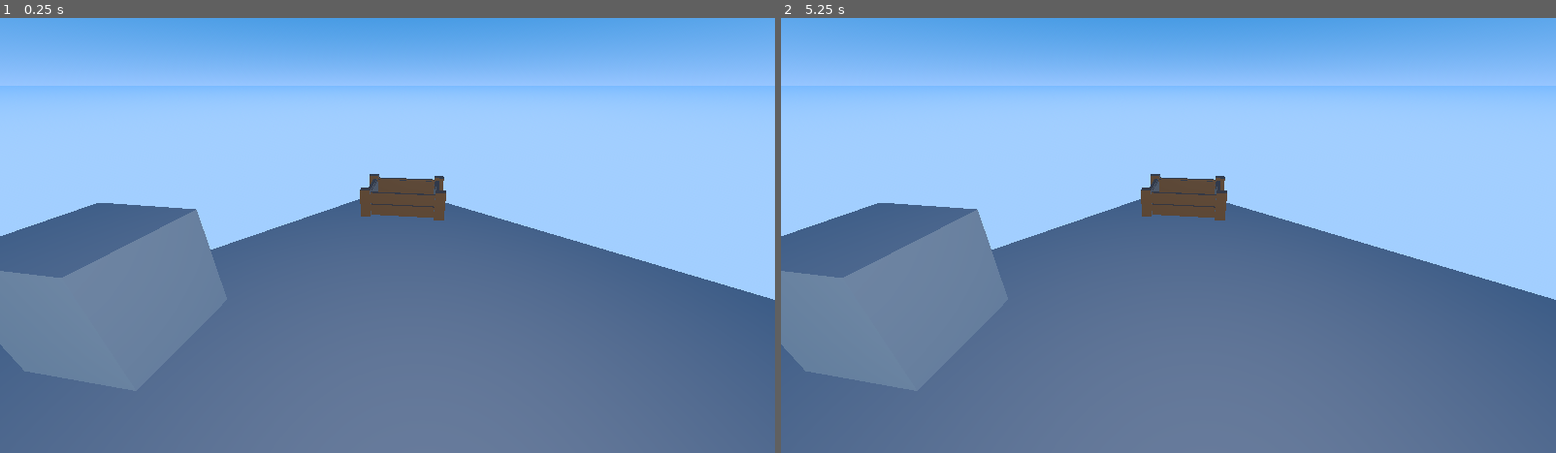
Above: before the commit, frames 1-2 (left to right).
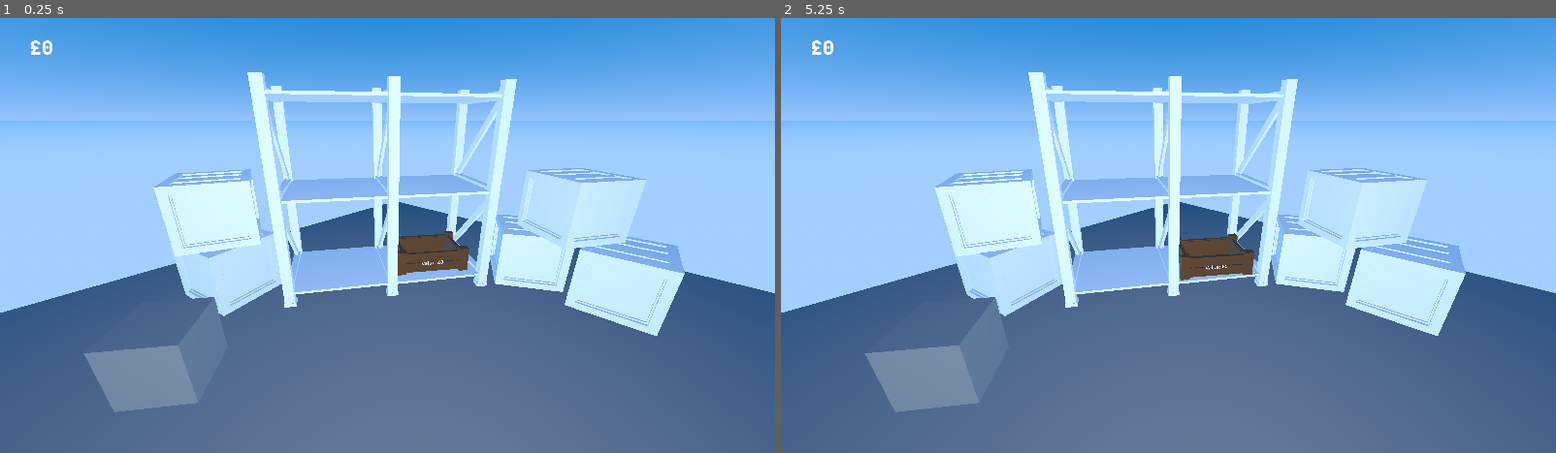
Above: after the commit, the same moments.

Repository: corporal1chicken/our-first-egg
Game: Godot game, scene res://world.tscn
Two runs of this game, one before a commit and one after it. Both use one fixed random seed, a clock stepped at 60 frames per second and the inputs below.
Inputs (mouse positions are in pixels of both pictures, inside the frame that each line leads up to):
- Up to frame 1 (0.25 s): no input
- Up to frame 2 (5.25 s): tap Enter at 0.5, 2, 3.5 s; move the mouse to (1339, 213) at 0.52 s; click (1339, 213) at 0.67 s; tap Space at 1.25, 2.75, 4.25 s; move the mouse to (1013, 257) at 1.27 s; click (1013, 257) at 1.42 s; move the mouse to (1246, 139) at 2.02 s; click (1246, 139) at 2.17 s; move the mouse to (1129, 322) at 2.77 s; click (1129, 322) at 2.92 s; move the mouse to (1401, 300) at 3.52 s; click (1401, 300) at 3.67 s; move the mouse to (936, 170) at 4.27 s; click (936, 170) at 4.42 s; move the mouse to (1207, 235) at 5.02 s; click (1207, 235) at 5.17 s

The runs differ from the first frame. In frame 1, 44% of the frame differs, in the area x 0-100%, y 0-91%; in frame 2, 44%.

Commit message:
Environment + Crate Logic

Diff:
--- a/globals/manager.gd
+++ b/globals/manager.gd
@@ -3,7 +3,20 @@
 var holding_egg: bool = false
 var egg_scene: Interactable
 
+func set_egg(egg: PackedScene):
+	var clone: Interactable = egg.instantiate()
+	get_tree().current_scene.add_child(clone)
+
+	egg_scene = clone
+	clone.call("spawn_egg")
+
 func set_holding_egg():
 	holding_egg = true
+	Signals.is_holding_egg.emit()
 
-	Signals.is_holding_egg.emit()
+func clear_egg():
+	egg_scene.queue_free()
+	egg_scene = null
+	holding_egg = false
+
+	Signals.finished_holding_egg.emit()
--- a/globals/signals.gd
+++ b/globals/signals.gd
@@ -4,3 +4,4 @@
 signal hover_ended()
 
 signal is_holding_egg()
+signal finished_holding_egg()
--- a/scenes/chicken/chicken.gd
+++ b/scenes/chicken/chicken.gd
@@ -3,24 +3,21 @@
 @export_category("Chicken")
 @export var egg: PackedScene
 
-var egg_spawned: bool = false
-
 func _ready():
 	_add_to_group(self)
 
 func start_hover():
-	print("hovering %s" % self.name)
+	pass
 
 func exit_hover():
-	print("left hovering %s" % self.name)
+	pass
 
 func clicked():
-	if egg_spawned: return
+	if Manager.holding_egg: return
 
-	var clone: Interactable = egg.instantiate()
-	get_tree().current_scene.add_child(clone)
+	#var clone: Interactable = egg.instantiate()
+	#get_tree().current_scene.add_child(clone)
 
-	Manager.egg_scene = clone
-
-	egg_spawned = true
-	clone.call("spawn_egg")
+	#Manager.egg_scene = clone
+	Manager.set_egg(egg)
+	#clone.call("spawn_egg")
--- a/scenes/chicken/chicken.tscn
+++ b/scenes/chicken/chicken.tscn
@@ -7,8 +7,8 @@
 [sub_resource type="BoxShape3D" id="BoxShape3D_374a2"]
 
 [node name="chicken" type="StaticBody3D"]
+transform = Transform3D(0.7, 0, 0, 0, 0.7, 0, 0, 0, 0.7, 0, 0, 0)
 script = ExtResource("1_374a2")
-possible_eggs = Array[String](["basic"])
 hover_text = "quack"
 
 [node name="MeshInstance3D" type="MeshInstance3D" parent="."]
--- a/scenes/crate/crate.gd
+++ b/scenes/crate/crate.gd
@@ -3,6 +3,11 @@
 @export_category("Crate")
 @export var accepts: String
 @export var is_full: bool = false
+@export var current_fill: int = 0
+@export var max_capacity: int = 4
+@export var sell_value: float = 0.0
+@export var hover_position: Vector3
+@export var default_position: Vector3
 
 @onready var white_outline: Node3D = $white_outline
 @onready var red_outline: Node3D = $red_outline
@@ -11,23 +16,59 @@
 func _ready():
 	_add_to_group(self)
 
+	default_position = self.position
+
 	Signals.is_holding_egg.connect(_on_holding_egg)
+	Signals.finished_holding_egg.connect(_on_finished_holding_egg)
+
+func _tween_crate(property: String, change, duration):
+	var tween = create_tween()
+	tween.tween_property(self, property, change, duration)
+
+	await tween.finished
 
 func start_hover():
 	if Manager.holding_egg: red_outline.visible = false
 
 	white_outline.visible = true
+	block_hover = true
+	block_click = true
+	await _tween_crate("position", hover_position, 0.4)
+	block_hover = false
+	block_click = false
 
 func exit_hover():
 	if Manager.holding_egg: red_outline.visible = true
 
 	white_outline.visible = false
+	block_hover = true
+	block_click = true
+	await _tween_crate("position", default_position, 0.4)
+	block_hover = false
+	block_click = false
 
 func clicked():
 	if not Manager.holding_egg: return
 
-	var tween = create_tween()
-	tween.tween_property(Manager.egg_scene, "position", item_position.global_position, 0.7)
+	block_hover = true
+	block_click = true
+	await _tween_crate("position", hover_position, 0.4)
+	await Manager.egg_scene.tween_egg("position", item_position.global_position, 0.8)
+
+	var multiplier: float = 1.0
+
+	if accepts != Manager.egg_scene.get_type():
+		multiplier = 0.5
+
+	sell_value += Manager.egg_scene.get_sell_value() * multiplier
+	$current_value.text = "Value: £%s0" % str(sell_value)
+
+	Manager.clear_egg()
+	block_hover = false
+	block_click = false
 
 func _on_holding_egg():
 	red_outline.visible = true
+
+func _on_finished_holding_egg():
+	red_outline.visible = false
--- a/scenes/crate/crate.tscn
+++ b/scenes/crate/crate.tscn
@@ -65,6 +65,11 @@
 [node name="item_position" type="Node3D" parent="."]
 transform = Transform3D(0.99999976, 0, 0, 0, 0.99999976, 0, 0, 0, 0.99999976, -0.65075165, 0.23811248, -0.268968)
 
+[node name="current_value" type="Label3D" parent="."]
+transform = Transform3D(-4.371138e-08, 0, 0.99999976, 0, 0.99999976, 0, -0.99999976, 0, -4.371138e-08, 0.07380207, -0.054246802, -0.25830784)
+outline_modulate = Color(0, 0, 0, 0)
+text = "Value: £0"
+
 [editable path="mesh"]
 [editable path="white_outline"]
 [editable path="red_outline"]
--- a/scenes/egg/egg.gd
+++ b/scenes/egg/egg.gd
@@ -5,8 +5,11 @@
 
 @onready var mesh_instance: MeshInstance3D = $MeshInstance3D
 
-const NEW_POSITION = Vector3(0.6, 0.5, 0.5)
+const NEW_POSITION = Vector3(0.2, 0.3, 1.0)
 const STARTING_OFFSET = Vector3(0.0, 4.0, 0.0)
+const DEFAULT_TWEEN_DURATION: float = 1.0
+
+var current_type: Dictionary
 
 func _ready():
 	_add_to_group(self)
@@ -15,17 +18,31 @@
 	var material = mesh_instance.get_surface_override_material(0)
 	material.albedo_color = colour
 
+func tween_egg(property: String, change, duration: float):
+	var tween = create_tween()
+
+	tween.tween_property(self, property, change, duration or DEFAULT_TWEEN_DURATION).set_trans(Tween.TRANS_SINE)
+	await tween.finished
+
 func spawn_egg():
 	var chosen_egg = egg_types.keys().pick_random()
 
-	_change_colour(egg_types[chosen_egg].colour)
+	current_type = egg_types[chosen_egg]
+	_change_colour(current_type.colour)
 
 	var starting_position = NEW_POSITION + STARTING_OFFSET
 	self.position = starting_position
 
-	var tween = create_tween()
+	#var tween = create_tween()
 
-	tween.tween_property(self, "position", NEW_POSITION, 1.0).from(starting_position)
+	#tween.tween_property(self, "position", NEW_POSITION, 1.0)
+	tween_egg("position", NEW_POSITION, 1.0)
+
+func get_sell_value():
+	return current_type.value
+
+func get_type():
+	return current_type.type
 
 func start_hover():
 	pass
--- a/scenes/egg/egg.tscn
+++ b/scenes/egg/egg.tscn
@@ -13,7 +13,14 @@
 script = ExtResource("1_rdtmt")
 egg_types = Dictionary[String, Dictionary]({
 "basic": {
-"colour": Color(0, 0, 0, 1)
+"colour": Color(0, 0, 0, 1),
+"type": "basic",
+"value": 2.0
+},
+"rare": {
+"colour": Color(0.99105686, 0, 0.20411015, 1),
+"type": "rare",
+"value": 4.0
 }
 })
 hover_text = "basic egg"
--- a/ui/user_interface.gd
+++ b/ui/user_interface.gd
@@ -12,3 +12,6 @@
 
 func _on_hover_ended():
 	interaction_label.visible = false
+
+func _on_crates_sold():
+	pass
--- a/ui/user_interface.tscn
+++ b/ui/user_interface.tscn
@@ -36,3 +36,12 @@
 text = "text goes here"
 horizontal_alignment = 1
 vertical_alignment = 1
+
+[node name="money" type="RichTextLabel" parent="CanvasLayer"]
+offset_right = 207.0
+offset_bottom = 149.0
+theme_override_fonts/normal_font = ExtResource("3_juc2q")
+theme_override_font_sizes/normal_font_size = 48
+text = "£0"
+horizontal_alignment = 1
+vertical_alignment = 1
--- a/world.tscn
+++ b/world.tscn
@@ -1,10 +1,12 @@
-[gd_scene load_steps=10 format=3 uid="uid://oo6t5nyoeyde"]
+[gd_scene load_steps=12 format=3 uid="uid://oo6t5nyoeyde"]
 
 [ext_resource type="Script" uid="uid://2xm1eo2six2a" path="res://scripts/hover.gd" id="1_f3sb7"]
 [ext_resource type="PackedScene" uid="uid://do4r82hqr4u1n" path="res://scenes/chicken/chicken.tscn" id="4_036b0"]
 [ext_resource type="PackedScene" uid="uid://dwk11d5qjyiai" path="res://ui/user_interface.tscn" id="4_aqk2v"]
 [ext_resource type="PackedScene" uid="uid://ddikpf4n1i5wd" path="res://scenes/crate/crate.tscn" id="5_036b0"]
 [ext_resource type="PackedScene" uid="uid://bicp0i368104h" path="res://scenes/egg/egg.tscn" id="5_dwbse"]
+[ext_resource type="PackedScene" uid="uid://b5w366um4o6mg" path="res://assets/meshes/rack.glb" id="6_dwbse"]
+[ext_resource type="PackedScene" uid="uid://6f5dggfdh0rf" path="res://assets/meshes/large_crate.glb" id="7_pkg7o"]
 
 [sub_resource type="ProceduralSkyMaterial" id="ProceduralSkyMaterial_gv5m4"]
 sky_top_color = Color(0, 0.4561432, 0.796217, 1)
@@ -26,15 +28,45 @@
 [node name="WorldEnvironment" type="WorldEnvironment" parent="."]
 environment = SubResource("Environment_fj7yv")
 
+[node name="hover" type="Node3D" parent="."]
+script = ExtResource("1_f3sb7")
+
 [node name="build" type="Node3D" parent="."]
 
-[node name="MeshInstance3D" type="MeshInstance3D" parent="build"]
-transform = Transform3D(6.618861, 0, 0, 0, 0.25347352, 0, 0, 0, 5.70435, 0, 0, 0)
+[node name="floor" type="MeshInstance3D" parent="build"]
+transform = Transform3D(10.248668, 0, 0, 0, 0.25347352, 0, 0, 0, 9.458154, -0.31444752, 0, 0)
 mesh = SubResource("BoxMesh_tlwt5")
 skeleton = NodePath("../..")
 
+[node name="rack" parent="build" instance=ExtResource("6_dwbse")]
+transform = Transform3D(0.56842995, 0, -0.40851852, 0, 0.7, 0, 0.40851852, 0, 0.56842995, -1.8363035, 1.3329825, 1.7351346)
+
+[node name="crates" type="Node3D" parent="build"]
+
+[node name="crate" parent="build/crates" instance=ExtResource("5_036b0")]
+transform = Transform3D(0.30494127, 0, 0.39624593, 0, 0.5, 0, -0.39624593, 0, 0.30494127, -2.0198107, 0.52806133, 1.0512773)
+accepts = "basic"
+hover_position = Vector3(-1.59, 0.526, 0.465)
+
+[node name="decor" type="Node3D" parent="build"]
+
+[node name="decor_crate" parent="build/decor" instance=ExtResource("7_pkg7o")]
+transform = Transform3D(0.34818697, 0, 0.19689043, 0, 0.4, 0, -0.19689043, 0, 0.34818697, -3.440695, 0.601429, 0.04846841)
+
+[node name="decor_crate4" parent="build/decor" instance=ExtResource("7_pkg7o")]
+transform = Transform3D(0.08718232, 0, -0.39038342, 0, 0.39999995, 0, 0.39038342, 0, 0.08718232, 0.063749254, 0.601429, 3.051562)
+
+[node name="decor_crate5" parent="build/decor" instance=ExtResource("7_pkg7o")]
+transform = Transform3D(-0.15971088, 0, -0.36673206, 0, 0.39999992, 0, 0.36673206, 0, -0.15971088, 0.063749254, 1.4608794, 3.051562)
+
+[node name="decor_crate2" parent="build/decor" instance=ExtResource("7_pkg7o")]
+transform = Transform3D(0.399321, 0, 0.023297414, 0, 0.39999998, 0, -0.023297414, 0, 0.399321, -3.440695, 0.601429, -1.1768107)
+
+[node name="decor_crate3" parent="build/decor" instance=ExtResource("7_pkg7o")]
+transform = Transform3D(0.2211007, 0, 0.33333835, 0, 0.39999995, 0, -0.33333835, 0, 0.2211007, -3.440695, 1.4678327, -0.45264208)
+
 [node name="Camera3D" type="Camera3D" parent="."]
-transform = Transform3D(-0.68835455, -0.3394243, 0.641061, 0, 0.88376564, 0.4679298, -0.72537446, 0.3221016, -0.6083441, 1.2172517, 2.139788, -1.2437899)
+transform = Transform3D(-0.68835455, -0.27173004, 0.6725555, 0, 0.92718387, 0.3746066, -0.72537446, 0.25786212, -0.6382312, 1.2172517, 2.5356507, -1.2437899)
 
 [node name="SpotLight3D" type="SpotLight3D" parent="."]
 transform = Transform3D(-0.82114923, -0.23213013, 0.5213728, 0, 0.9135454, 0.40673664, -0.5707136, 0.33399147, -0.7501571, 1.4746647, 2.805417, -2.2078736)
@@ -42,14 +74,8 @@
 spot_attenuation = 0.38
 spot_angle = 91.99
 
-[node name="hover" type="Node3D" parent="."]
-script = ExtResource("1_f3sb7")
-
-[node name="crate" parent="." instance=ExtResource("5_036b0")]
-transform = Transform3D(0.48433074, 0, 0.35415208, 0, 0.59999996, 0, -0.35415208, 0, 0.48433074, -1.9335982, 0.46856165, 1.645797)
+[node name="user_interface" parent="." instance=ExtResource("4_aqk2v")]
 
 [node name="chicken" parent="." instance=ExtResource("4_036b0")]
-transform = Transform3D(0.8270119, 0, 0.56218445, 0, 1, 0, -0.56218445, 0, 0.8270119, 1.4000608, 0.6950842, 1.6411555)
+transform = Transform3D(0.5434251, 0, -0.441236, 0, 0.7, 0, 0.441236, 0, 0.5434251, 1.1285251, 0.45620292, 1.7815998)
 egg = ExtResource("5_dwbse")
-
-[node name="user_interface" parent="." instance=ExtResource("4_aqk2v")]
